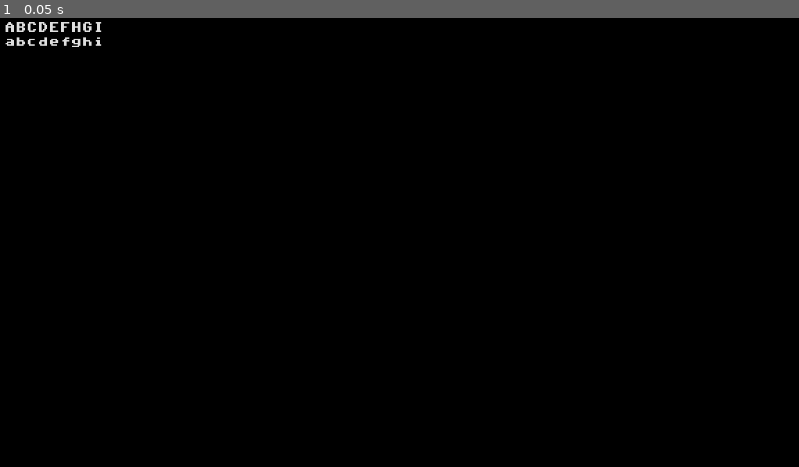
Above: before the commit, frame 1.
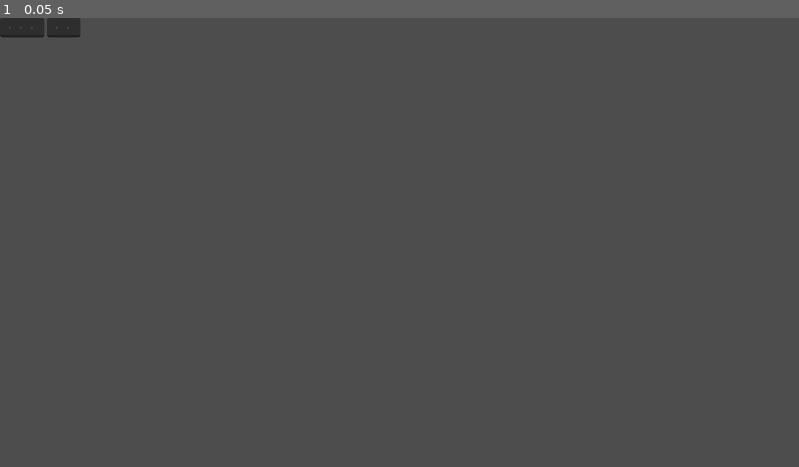
Above: after the commit, the same moment.

Repository: loopier/trackatron
Game: Godot game, scene res://main.tscn
Same seed, same stepped clock (60 frames per second), same inputs: the game is played once before the commit and once after it.
Inputs:
- Up to frame 1 (0.05 s): no input

The runs differ from the first frame. In frame 1, 100% of the frame differs, in the area x 0-100%, y 0-100%.

Commit message:
Add step editor

Diff:
--- /dev/null
+++ b/main.gd
@@ -0,0 +1,33 @@
+extends Node2D
+
+# Called when the node enters the scene tree for the first time.
+func _ready():
+	pass # Replace with function body.
+
+
+# Called every frame. 'delta' is the elapsed time since the previous frame.
+func _process(delta):
+	pass
+
+func _input(event):
+	if event is InputEventKey and event.pressed:
+		match event.keycode:
+			KEY_TAB:
+				focusNext()
+				_ignoreEvent()
+
+func sendOsc(msg: String):
+	print("Send OSC: %s" % [msg])
+
+func focusNext():
+	var viewport = get_parent().get_viewport()
+	var focused = viewport.gui_get_focus_owner()
+	var parent = focused.get_parent()
+	var index = focused.get_index() + 1 % parent.get_child_count()
+	var next = parent.get_child(index)
+	next.grab_focus()
+	print("TODO main.focusNext")
+
+func _ignoreEvent():
+	# disable the event at the Window level, the hierarchy is (Window.Main.TextEdit.self)
+	get_parent().set_input_as_handled()
--- a/main.tscn
+++ b/main.tscn
@@ -1,22 +1,20 @@
 [gd_scene load_steps=3 format=3 uid="uid://cnnfs25ehib8g"]
 
-[ext_resource type="FontFile" uid="uid://oo4am7g3hg0" path="res://C64_TrueType_v1.2.1-STYLE/fonts/C64_Pro_Mono-STYLE.ttf" id="1_x87mr"]
-
-[sub_resource type="Theme" id="Theme_ds0oa"]
-default_font = ExtResource("1_x87mr")
+[ext_resource type="Script" path="res://main.gd" id="1_aa2ai"]
+[ext_resource type="PackedScene" uid="uid://dgfrkx41xolww" path="res://step_edit.tscn" id="1_jqli8"]
 
 [node name="Main" type="Node2D"]
+script = ExtResource("1_aa2ai")
 
-[node name="HBoxContainer" type="HBoxContainer" parent="."]
+[node name="GridContainer" type="GridContainer" parent="."]
 offset_right = 1152.0
 offset_bottom = 648.0
 size_flags_horizontal = 3
-size_flags_vertical = 3
+columns = 6
 
-[node name="CodeEdit" type="CodeEdit" parent="HBoxContainer"]
+[node name="StepEditDeg0" parent="GridContainer" instance=ExtResource("1_jqli8")]
 layout_mode = 2
-size_flags_horizontal = 3
-theme = SubResource("Theme_ds0oa")
-theme_override_colors/background_color = Color(0, 0, 0, 1)
-text = "ABCDEFHGI
-abcdefghi"
+
+[node name="StepEditVol0" parent="GridContainer" instance=ExtResource("1_jqli8")]
+layout_mode = 2
+maxLength = 2
--- /dev/null
+++ b/step_edit.gd
@@ -0,0 +1,29 @@
+extends CodeEdit
+
+@export var maxLength := 3
+
+# Called when the node enters the scene tree for the first time.
+func _ready():
+	set_custom_minimum_size(Vector2(16 * (maxLength + 1), get_line_height()))
+	for i in range(maxLength):
+		set_text("%s " % [get_text()])
+
+# Called every frame. 'delta' is the elapsed time since the previous frame.
+func _process(delta):
+	pass
+
+func _input(event):
+	if event is InputEventKey and event.pressed:
+		_maxText()
+		match event.keycode:
+			KEY_ENTER: _ignoreEvent()
+			#KEY_TAB: _ignoreEvent()
+
+func _maxText():
+	if get_caret_column() >= maxLength:
+		set_text(get_text().substr(0, maxLength-1))
+		set_caret_column(maxLength)
+
+func _ignoreEvent():
+	# disable the event at the Window level, the hierarchy is (Window.Main.TextEdit.self)
+	get_parent().get_parent().get_parent().set_input_as_handled()
--- /dev/null
+++ b/step_edit.tscn
@@ -0,0 +1,16 @@
+[gd_scene load_steps=4 format=3 uid="uid://dgfrkx41xolww"]
+
+[ext_resource type="FontFile" uid="uid://oo4am7g3hg0" path="res://C64_TrueType_v1.2.1-STYLE/fonts/C64_Pro_Mono-STYLE.ttf" id="1_3j527"]
+[ext_resource type="Script" path="res://step_edit.gd" id="2_mljck"]
+
+[sub_resource type="Theme" id="Theme_vb06k"]
+default_font = ExtResource("1_3j527")
+default_font_size = 16
+
+[node name="StepEdit" type="CodeEdit"]
+offset_right = 8.0
+offset_bottom = 28.0
+theme = SubResource("Theme_vb06k")
+scroll_fit_content_height = true
+draw_spaces = true
+script = ExtResource("2_mljck")
Not shown, changed: README.md
